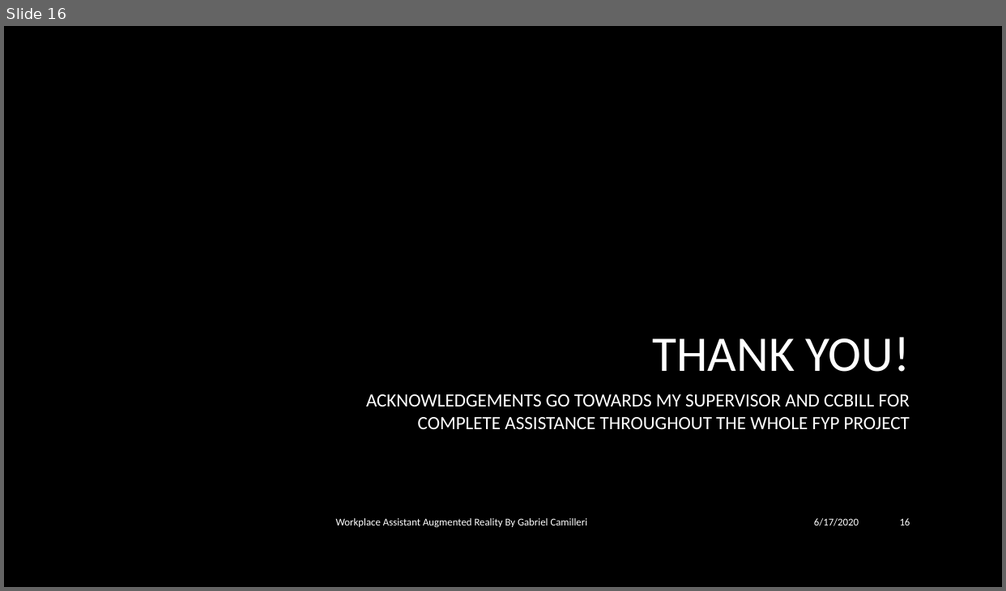
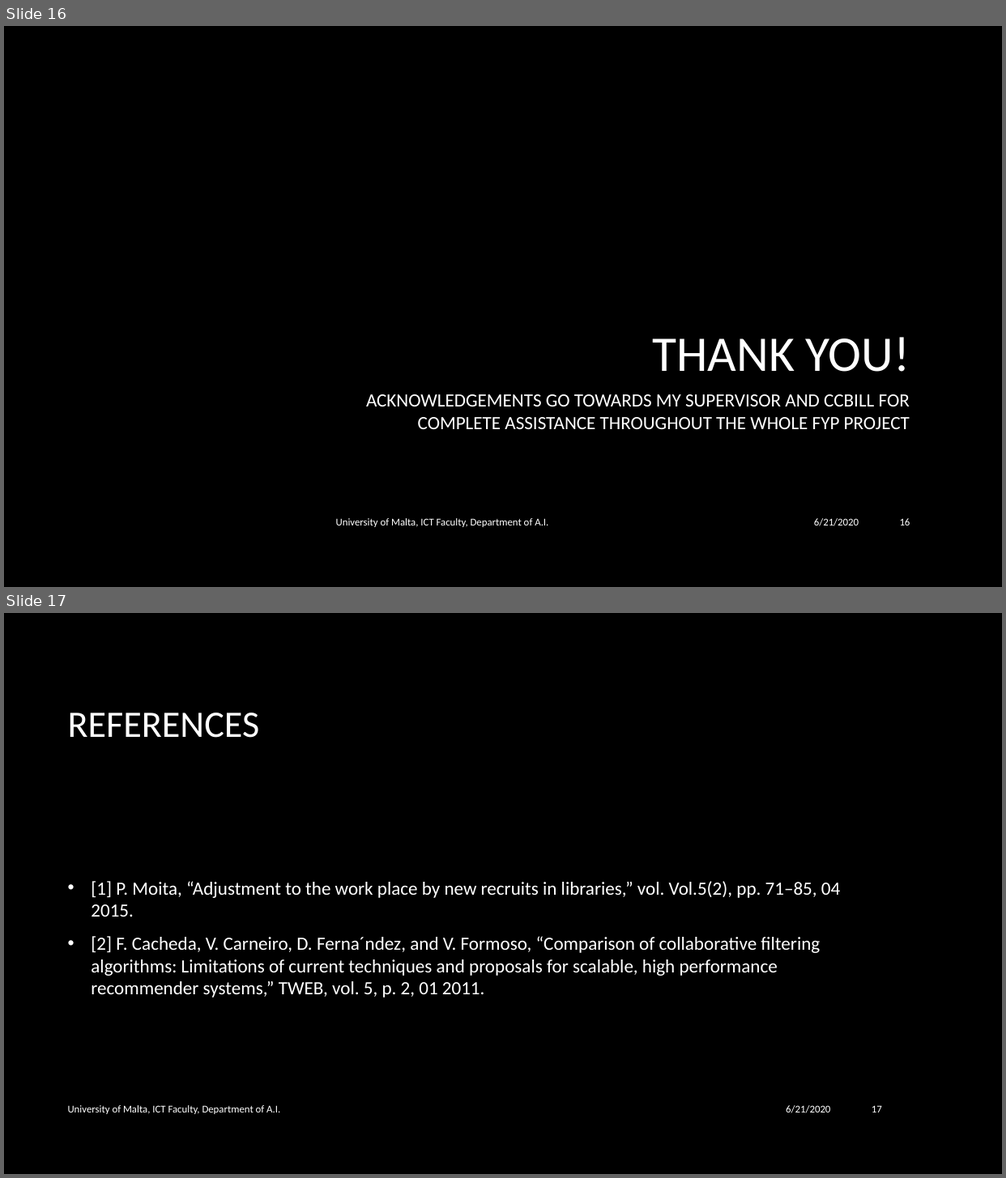
Before and after one commit to Gabbu98/FYPWAAR, a slide deck: viva/Workplace_Assistant_Augmented_Reality.pptx. Shown one above the other, each under a label of ours: slide 16 before the commit, slides 16 and 17 after it. The pictures are 1006x591 and 1006x1178 pixels, drawn with LibreOffice and Linux fonts; fonts in the diff are those of the drawing; background and template pictures are left out. Boxes give left, top, right and bottom in pixels: in the first picture for what was removed or moved away, otherwise in the second. Text is boxed around its words. In the diff, an @@ line names an element or a change of style, - is before the commit and + after.

```diff
--- a/viva/Workplace_Assistant_Augmented_Reality.pptx
+++ b/viva/Workplace_Assistant_Augmented_Reality.pptx
@@ slide 17 added at [4, 613, 1002, 1174], background picture (left out) @@
@@ title added at [68, 713, 260, 738], 36 pt, text #FFFFFF @@
+REFERENCES
@@ text added at [91, 881, 840, 998], 18 pt, text #FFFFFF @@
+• [1] P. Moita, “Adjustment to the work place by new recruits in libraries,” vol. Vol.5(2), pp. 71–85, 04 2015.
+• [2] F. Cacheda, V. Carneiro, D. Ferna´ndez, and V. Formoso, “Comparison of collaborative ﬁltering algorithms: Limitations of current techniques and proposals for scalable, high performance recommender systems,” TWEB, vol. 5, p. 2, 01 2011.
@@ text added at [68, 1105, 280, 1114], 10 pt, text #FFFFFF @@
+University of Malta, ICT Faculty, Department of A.I.
@@ text added at [786, 1105, 830, 1114], 10 pt, text #FFFFFF @@
+6/21/2020
@@ page number added at [872, 1105, 882, 1113], 10 pt, text #FFFFFF @@
+17
@@ slide 16 changed as well @@
@@ text at [336, 518, 548, 527]: text changed @@
-Workplace Assistant Augmented Reality By Gabriel Camilleri
+University of Malta, ICT Faculty, Department of A.I.
@@ text at [814, 518, 859, 527]: text changed @@
-6/17/2020
+6/21/2020
```
Also in this commit, not shown: 15 other slides changed, 2 other files.
